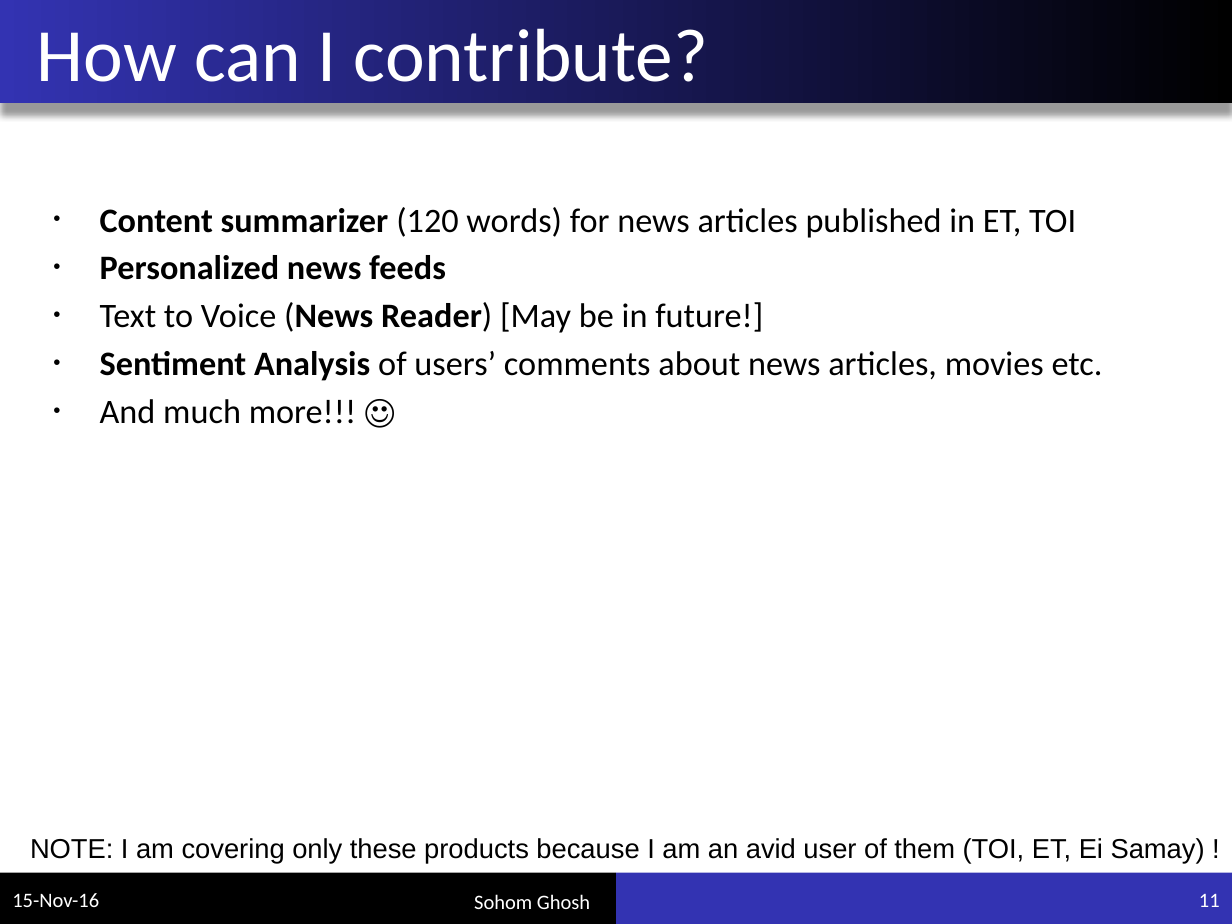
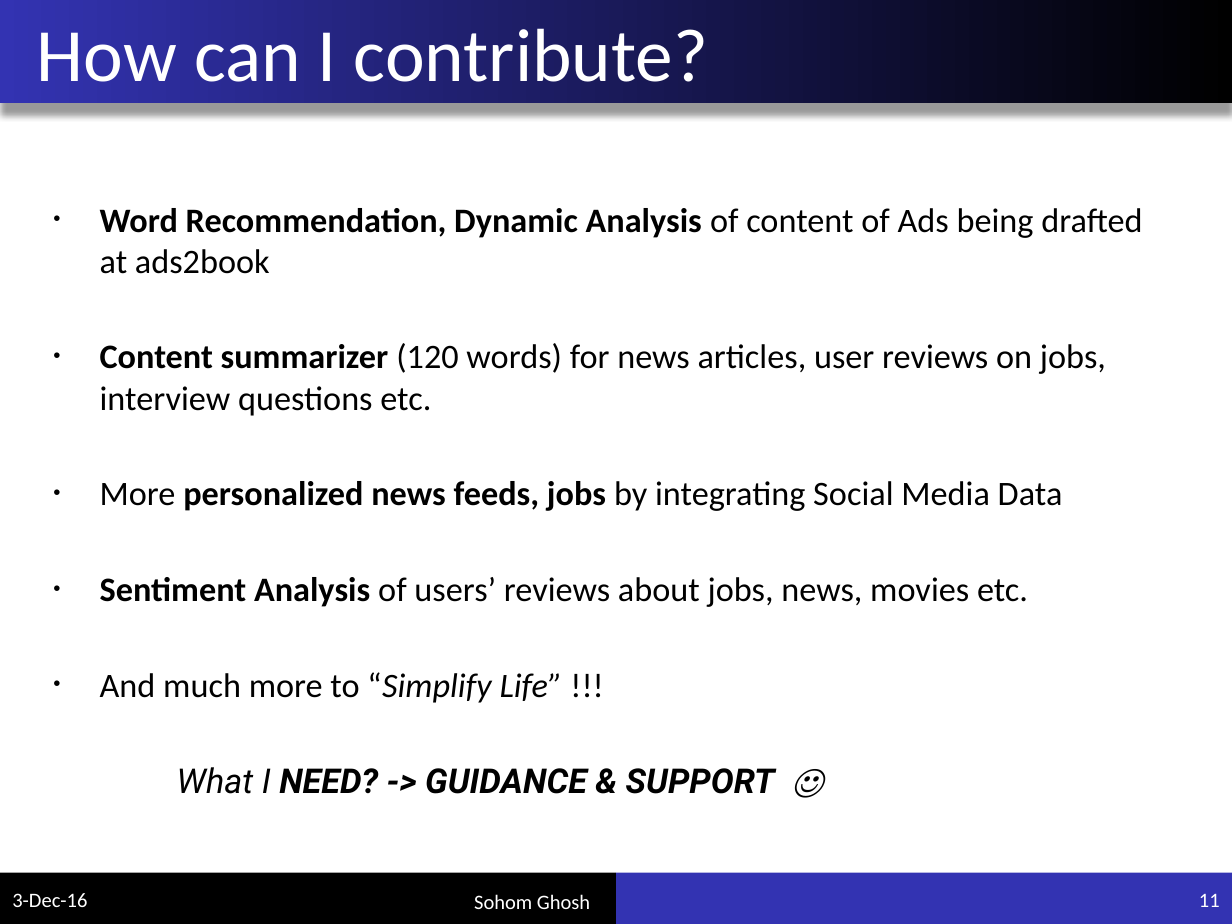
Before and after one commit to sohomghosh/company_clustering, a slide deck: slide 11 of presentation.pptx. Drawn at 1232x924 pixels with LibreOffice and Linux fonts; fonts in the diff are those of the drawing. Boxes give left, top, right and bottom in pixels: in the first picture for what was removed or moved away, otherwise in the second. Text is boxed around its words. In the diff, an @@ line names an element or a change of style, - is before the commit and + after.

Commit message:
Added Future Works : Other Models

```diff
--- a/presentation.pptx
+++ b/presentation.pptx
@@ text at (100,208,1142,794): text changed @@
-• Content summarizer (120 words) for news articles published in ET, TOI
-• Personalized news feeds
-• Text to Voice (News Reader) [May be in future!]
-• Sentiment Analysis of users’ comments about news articles, movies etc.
-• And much more!!! ☺
+• Word Recommendation, Dynamic Analysis of content of Ads being drafted at ads2book
+• Content summarizer (120 words) for news articles, user reviews on jobs, interview questions etc.
+• More personalized news feeds, jobs by integrating Social Media Data
+• Sentiment Analysis of users’ reviews about jobs, news, movies etc.
+• And much more to “Simplify Life” !!!
+What I NEED? -> GUIDANCE & SUPPORT ☺
@@ text removed at (30,838,1205,864) @@
-NOTE: I am covering only these products because I am an avid user of them (TOI, ET, Ei Samay) !
@@ text at (12,893,87,907): text changed @@
-15-Nov-16
+3-Dec-16
```
Also in this commit, not shown: 13 other slides changed, 1 slide added, 1 other file.
